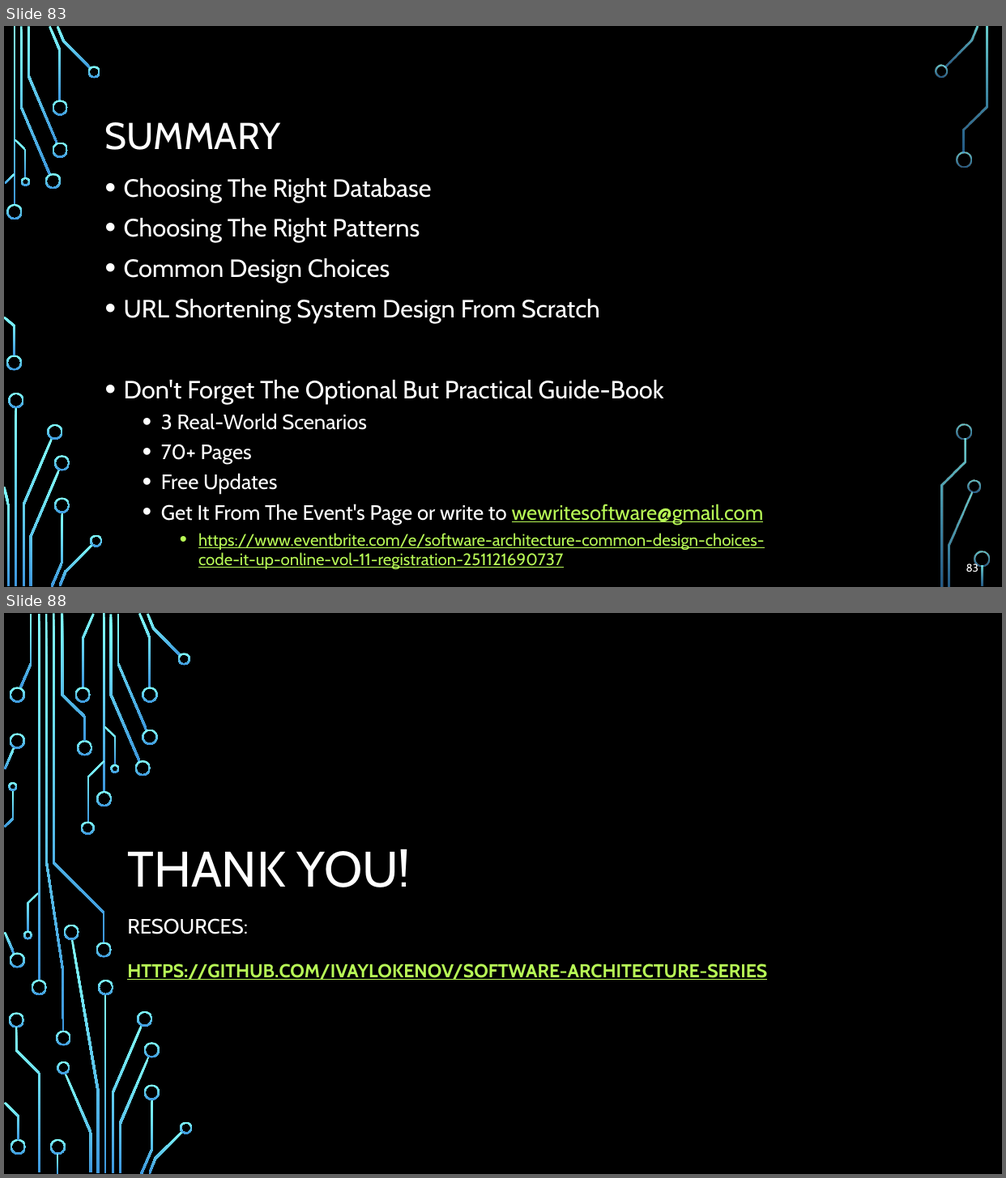
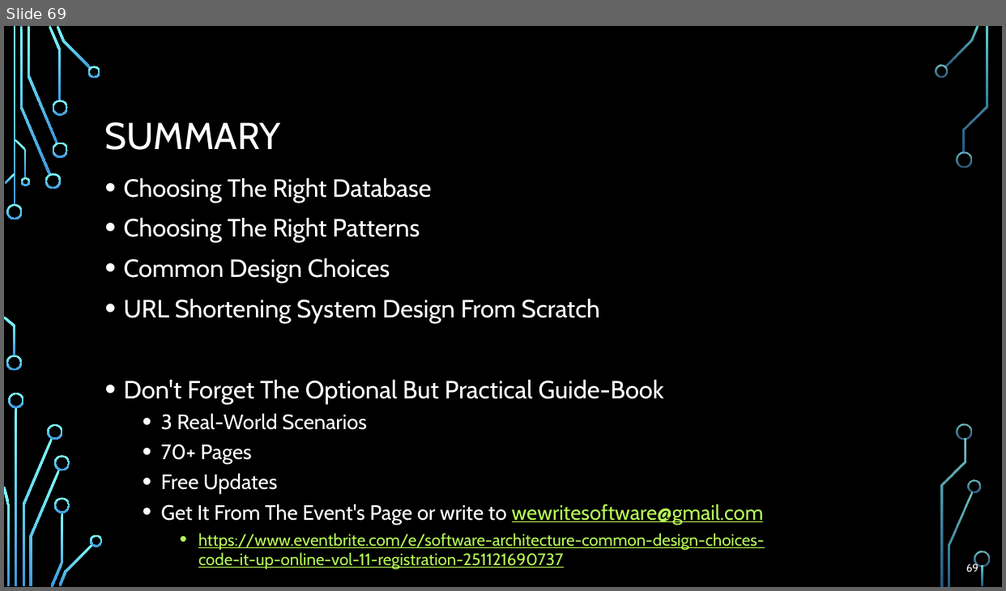
Before and after one commit to profjordanov/doctorate, a slide deck: resources/Software-Architecture-S/Presentation-Part3-Common-Design-Choices.pptx. Shown one above the other, each under a label of ours: slides 83 and 88 before the commit, slide 69 after it; the slides between them are not shown. The pictures are 1006x1178 and 1006x591 pixels, drawn with LibreOffice and Linux fonts; fonts in the diff are those of the drawing; background and template pictures are left out. Boxes give left, top, right and bottom in pixels: in the first picture for what was removed or moved away, otherwise in the second. Text is boxed around its words. In the diff, an @@ line names an element or a change of style, - is before the commit and + after.

```diff
--- a/resources/Software-Architecture-S/Presentation-Part3-Common-Design-Choices.pptx
+++ b/resources/Software-Architecture-S/Presentation-Part3-Common-Design-Choices.pptx
@@ slide 88 removed at box(4, 613, 1002, 1174), background picture (left out) @@
@@ title removed at box(127, 849, 411, 888) @@
-THANK YOU!
@@ text removed at box(127, 918, 767, 980) @@
-RESOURCES:
-HTTPS://GITHUB.COM/IVAYLOKENOV/SOFTWARE-ARCHITECTURE-SERIES
@@ group removed at box(4, 613, 193, 1174): 50 freeform shapes, 4 rectangles @@
@@ what was slide 83 is now slide 69 @@
@@ page number at box(966, 563, 978, 572): text changed @@
-83
+69
```
Also in this commit, not shown: 18 other slides removed.
